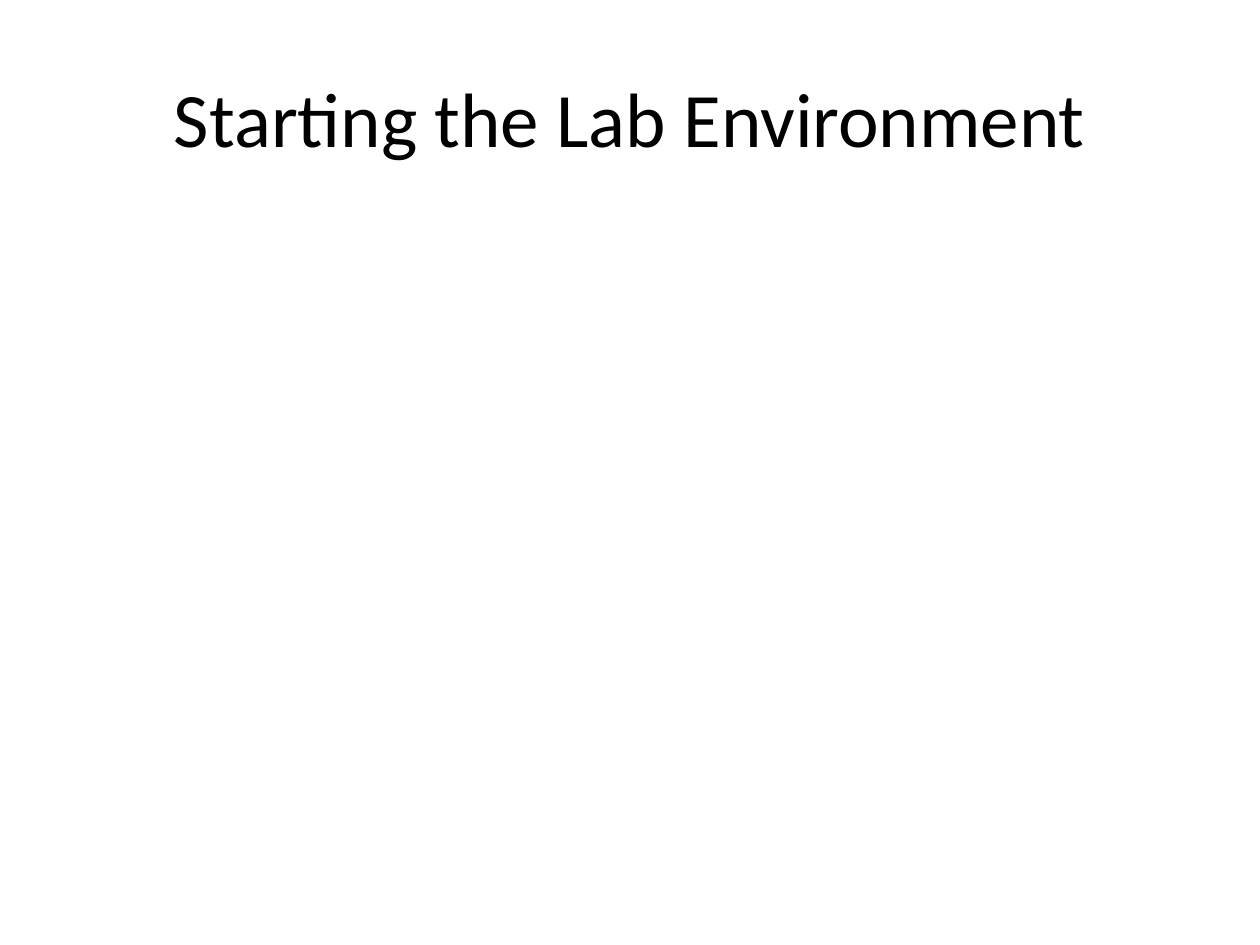
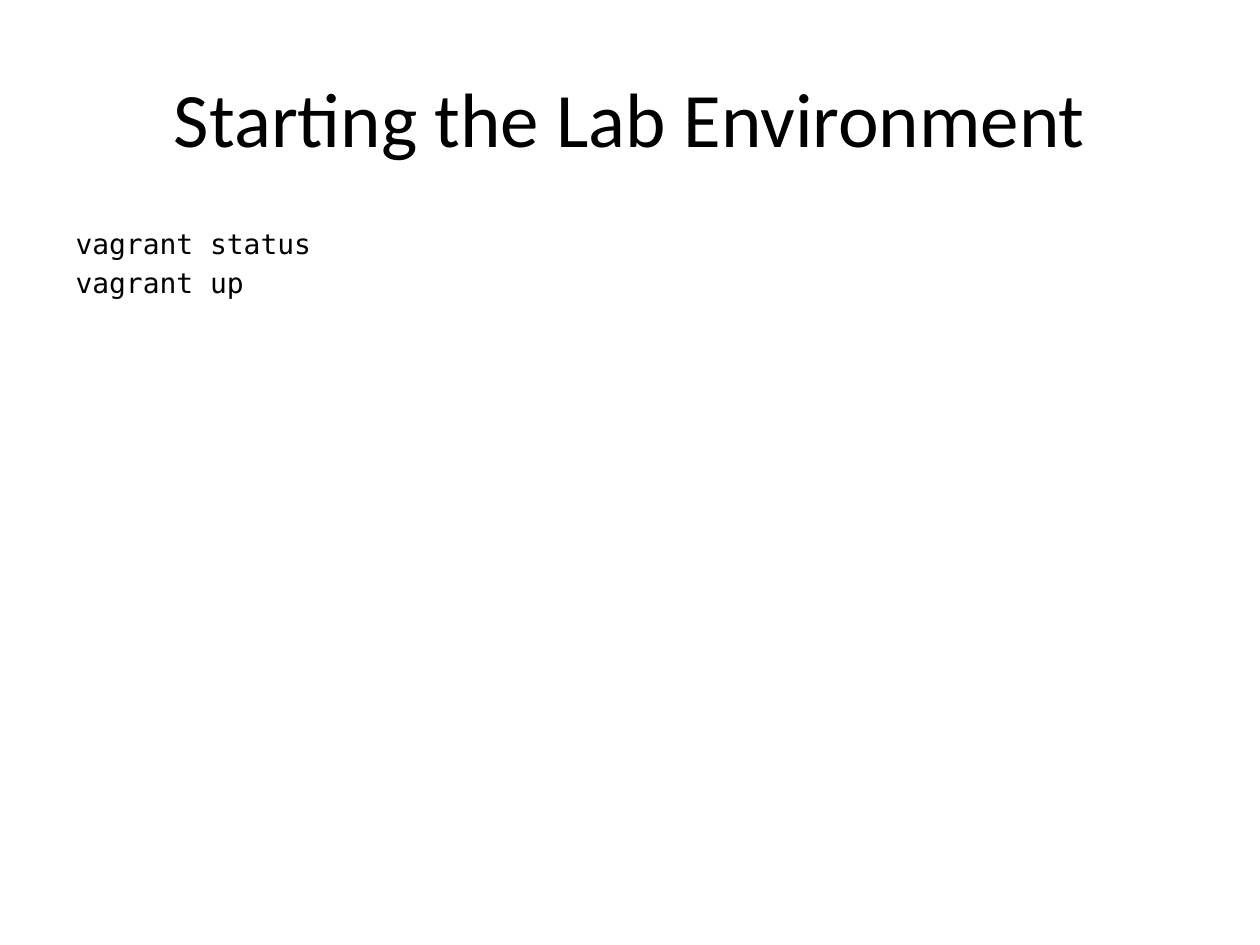
Before and after one commit to bunchc/Couch_to_OpenStack, a slide deck: slide 8 of slides/00-LabSetup.pptx (slide 11 before the commit). Drawn at 1260x945 pixels with LibreOffice and Linux fonts; fonts in the diff are those of the drawing. Boxes give left, top, right and bottom in pixels: in the first picture for what was removed or moved away, otherwise in the second. Text is boxed around its words. In the diff, an @@ line names an element or a change of style, - is before the commit and + after.

```diff
--- a/slides/00-LabSetup.pptx
+++ b/slides/00-LabSetup.pptx
@@ text added at (76,234,311,299), 16 pt, text #000000 @@
+vagrant status
+vagrant up
```
Also in this commit, not shown: 1 other slide changed, 3 slides removed, 15 other files.
